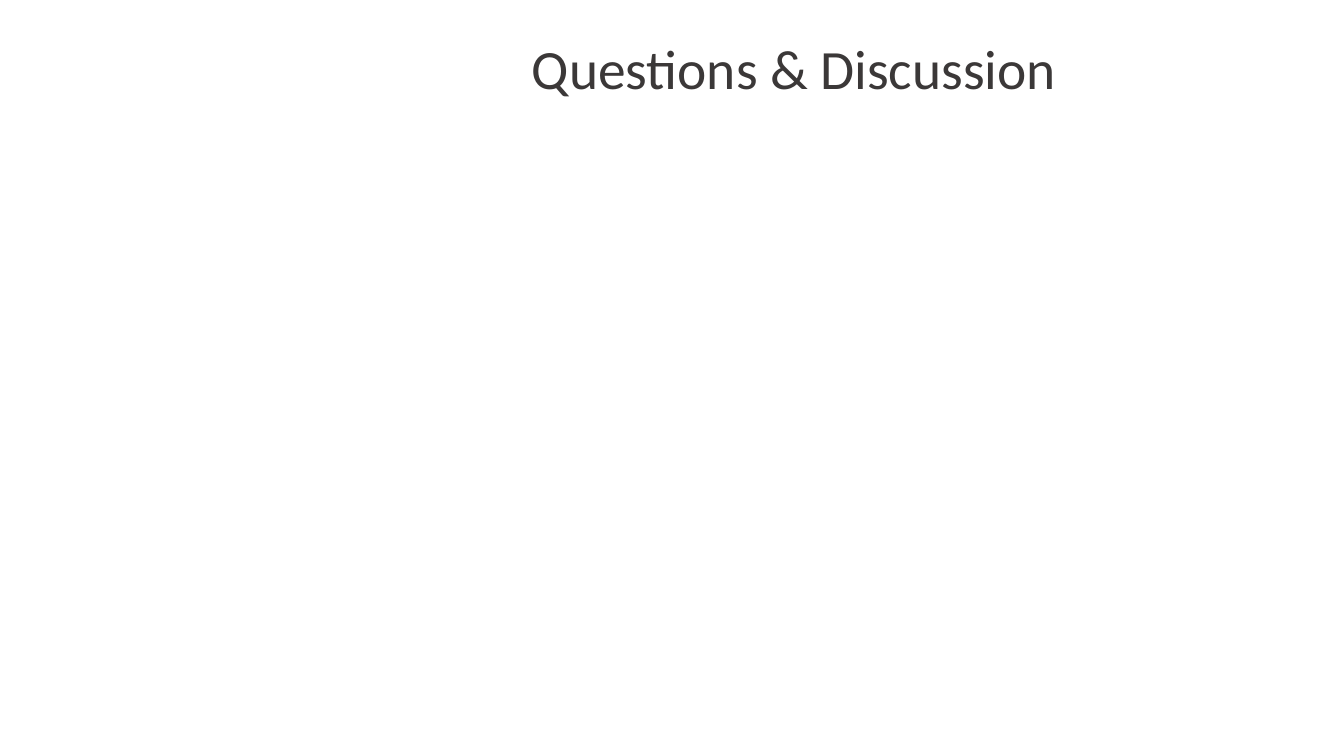
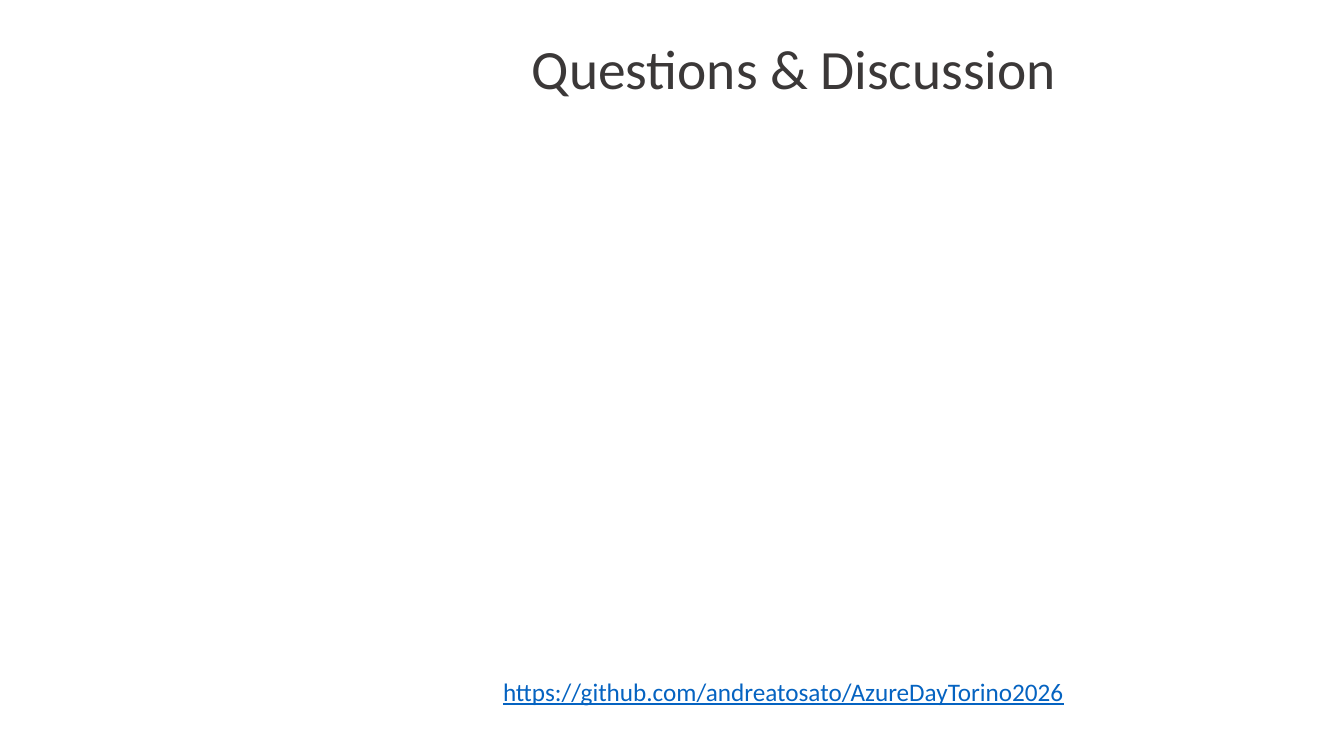
Before and after one commit to andreatosato/AzureDayTorino2026, a slide deck: slide 30 of presentazione/AIAzureDayTorino2026_1304496_Tosato.pptx (slide 37 before the commit). Drawn at 1344x756 pixels with LibreOffice and Linux fonts; fonts in the diff are those of the drawing; background and template pictures are left out. Boxes give left, top, right and bottom in pixels: in the first picture for what was removed or moved away, otherwise in the second. Text is boxed around its words. In the diff, an @@ line names an element or a change of style, - is before the commit and + after.

```diff
--- a/presentazione/AIAzureDayTorino2026_1304496_Tosato.pptx
+++ b/presentazione/AIAzureDayTorino2026_1304496_Tosato.pptx
@@ text added at (503, 683, 1063, 706), 18 pt, text #0563C1, underline @@
+https://github.com/andreatosato/AzureDayTorino2026
```
Also in this commit, not shown: 7 other slides changed, 1 slide added, 8 slides removed.
